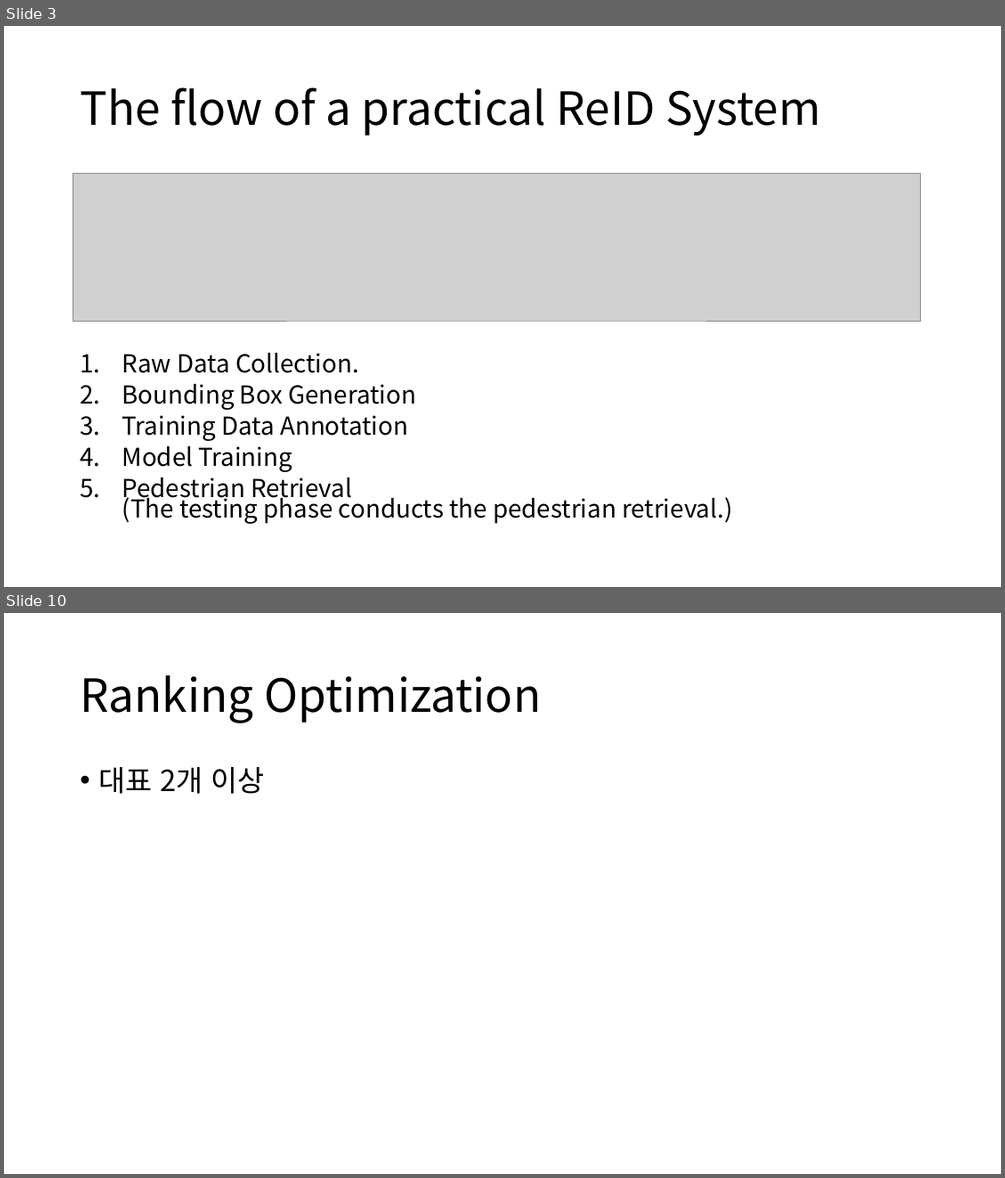
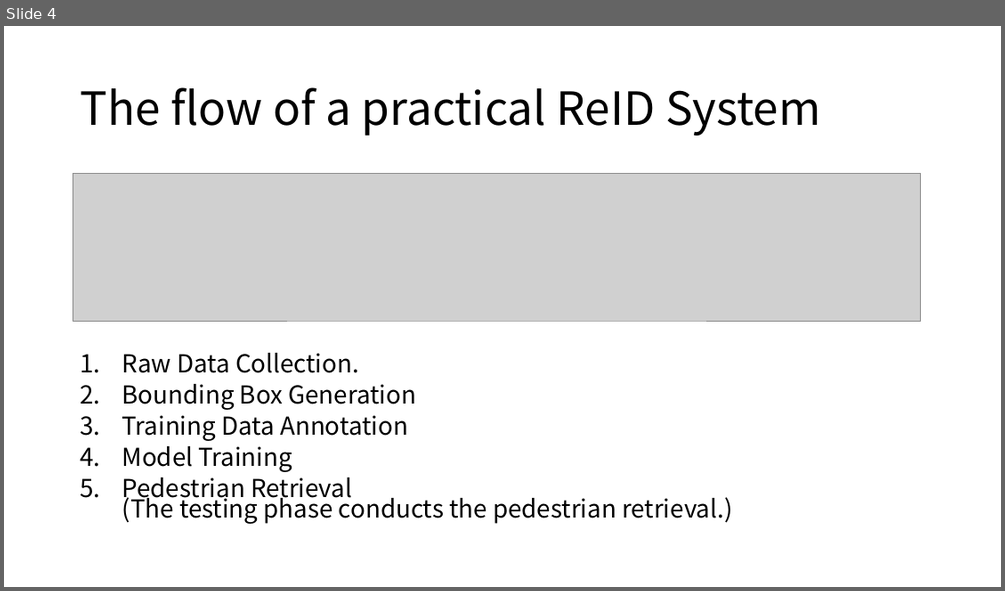
Before and after one commit to jeongroseok/person-reid-study, a slide deck: slides/Person ReID.pptx. Shown one above the other, each under a label of ours: slides 3 and 10 before the commit, slide 4 after it; the slides between them are not shown. The pictures are 1005x1178 and 1005x591 pixels, drawn with LibreOffice and Linux fonts; fonts in the diff are those of the drawing; grey boxes stand for pictures. Boxes give left, top, right and bottom in pixels: in the first picture for what was removed or moved away, otherwise in the second. Text is boxed around its words. In the diff, an @@ line names an element or a change of style, - is before the commit and + after.

```diff
--- a/slides/Person ReID.pptx
+++ b/slides/Person ReID.pptx
@@ slide 10 removed at bbox=[4, 613, 1001, 1174], background #FFFFFF @@
@@ title removed at bbox=[80, 675, 541, 723] @@
-Ranking Optimization
@@ text removed at bbox=[98, 767, 265, 794] @@
-• 대표 2개 이상
@@ what was slide 3 is now slide 4 @@
```
Also in this commit, not shown: 4 slides changed, 10 slides added, 9 other slides removed, 4 other files.
